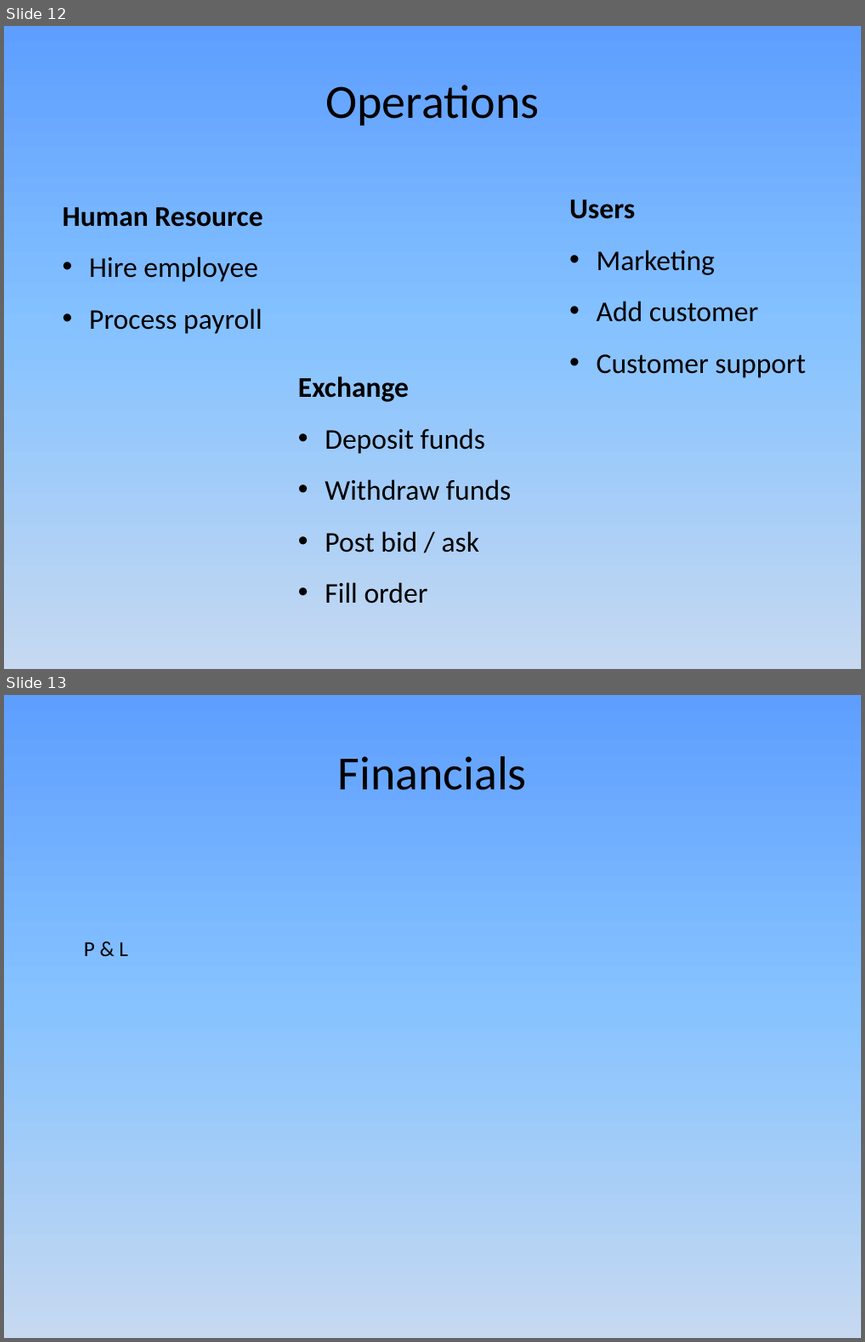
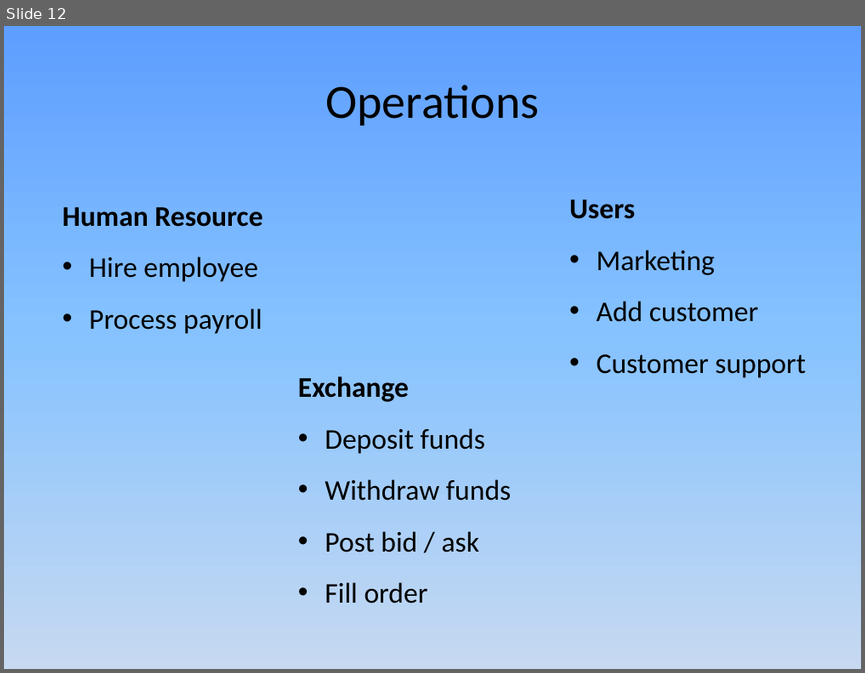
Before and after one commit to JamesLeB/Business, a slide deck: TODO/2-Monday/Presentation1.pptx. Shown one above the other, each under a label of ours: slides 12 and 13 before the commit, slide 12 after it. The pictures are 865x1342 and 865x673 pixels, drawn with LibreOffice and Linux fonts; fonts in the diff are those of the drawing. Boxes give left, top, right and bottom in pixels: in the first picture for what was removed or moved away, otherwise in the second. Text is boxed around its words. In the diff, an @@ line names an element or a change of style, - is before the commit and + after.

```diff
--- a/TODO/2-Monday/Presentation1.pptx
+++ b/TODO/2-Monday/Presentation1.pptx
@@ slide 13 removed at (x1=4, y1=695, x2=861, y2=1338), background gradient #5E9EFF to #85C2FF to #C6D9F1 @@
@@ text removed at (x1=338, y1=756, x2=527, y2=790) @@
-Financials
@@ text removed at (x1=84, y1=941, x2=128, y2=956) @@
-P & L
```
Also in this commit, not shown: 2 slides changed, 1 slide added, 2 other files.
